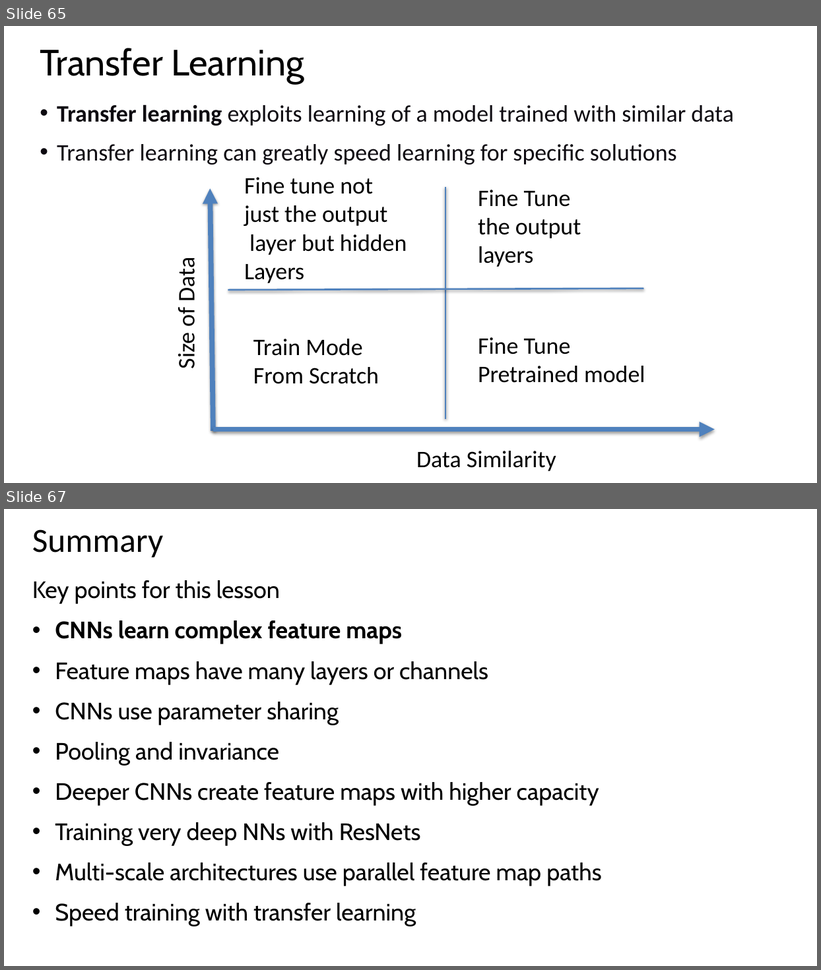
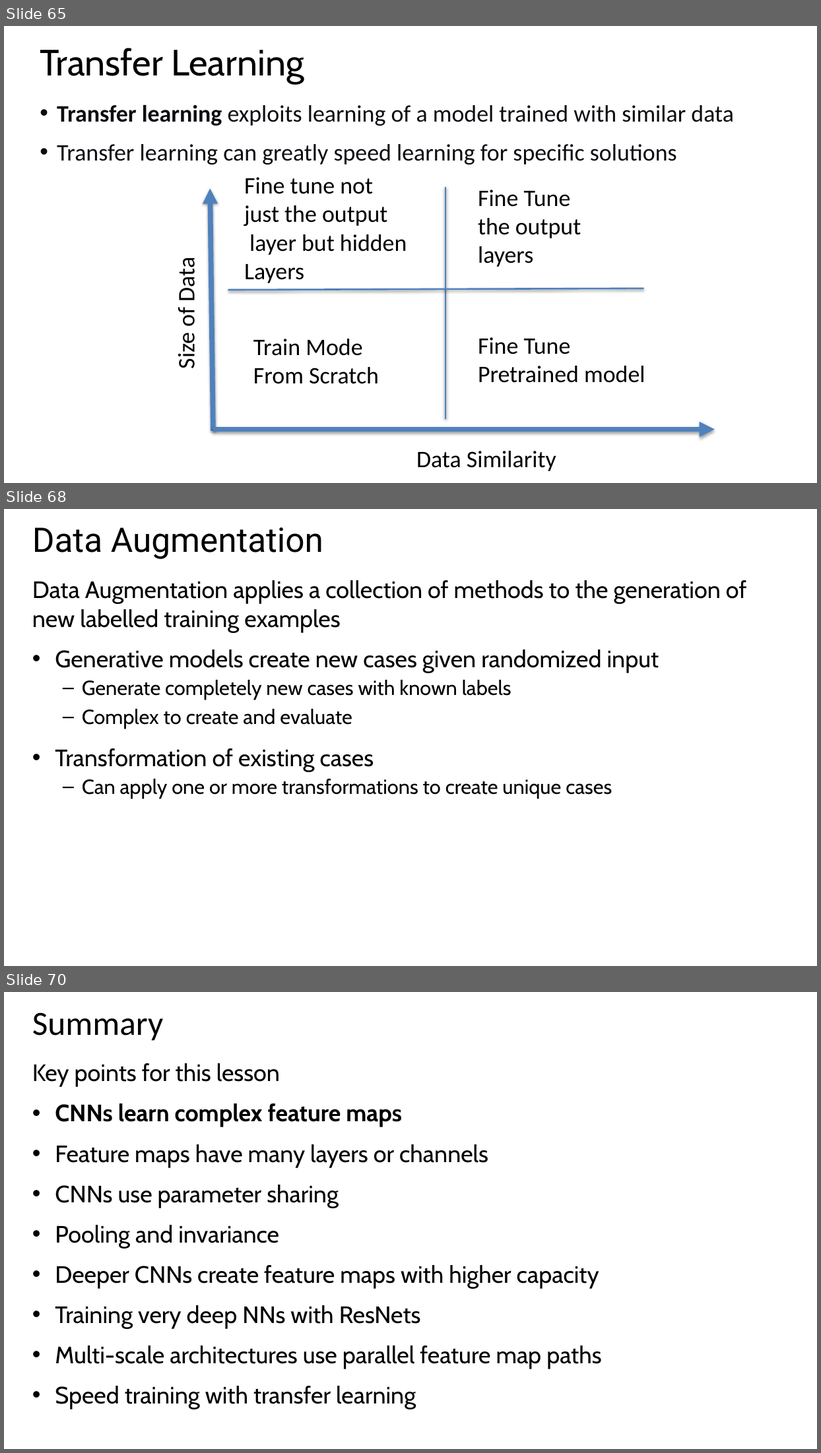
Before and after one commit to StephenElston/MachineLearning530, a slide deck: Lesson2/2_ConvolutionalNNs.pptx. Shown one above the other, each under a label of ours: slides 65 and 67 before the commit, slides 65, 68 and 70 after it; the slides between them are not shown. The pictures are 821x970 and 821x1453 pixels, drawn with LibreOffice and Linux fonts; fonts in the diff are those of the drawing; background and template pictures are left out. Boxes give left, top, right and bottom in pixels: in the first picture for what was removed or moved away, otherwise in the second. Text is boxed around its words. In the diff, an @@ line names an element or a change of style, - is before the commit and + after.

Commit message:
Added slides on transfer learning, data augmentation

```diff
--- a/Lesson2/2_ConvolutionalNNs.pptx
+++ b/Lesson2/2_ConvolutionalNNs.pptx
@@ slide 68 added at (4, 509, 817, 966), background #FFFFFF @@
@@ title added at (32, 527, 323, 559), 40 pt, text #000000 @@
+Data Augmentation
@@ text added at (32, 580, 746, 799), 28 pt, text #000000 @@
+Data Augmentation applies a collection of methods to the generation of new labelled training examples
+• Generative models create new cases given randomized input
+  – Generate completely new cases with known labels
+  – Complex to create and evaluate
+• Transformation of existing cases
+  – Can apply one or more transformations to create unique cases
@@ what was slide 67 is now slide 70 @@
```
Also in this commit, not shown: 1 slide changed, 2 other slides added.
